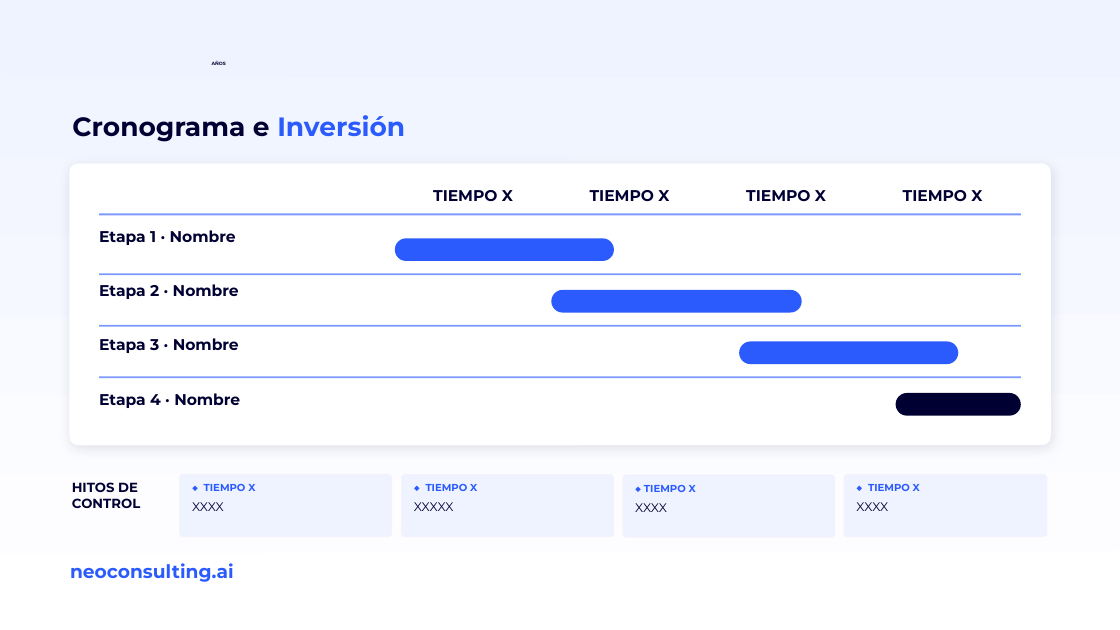
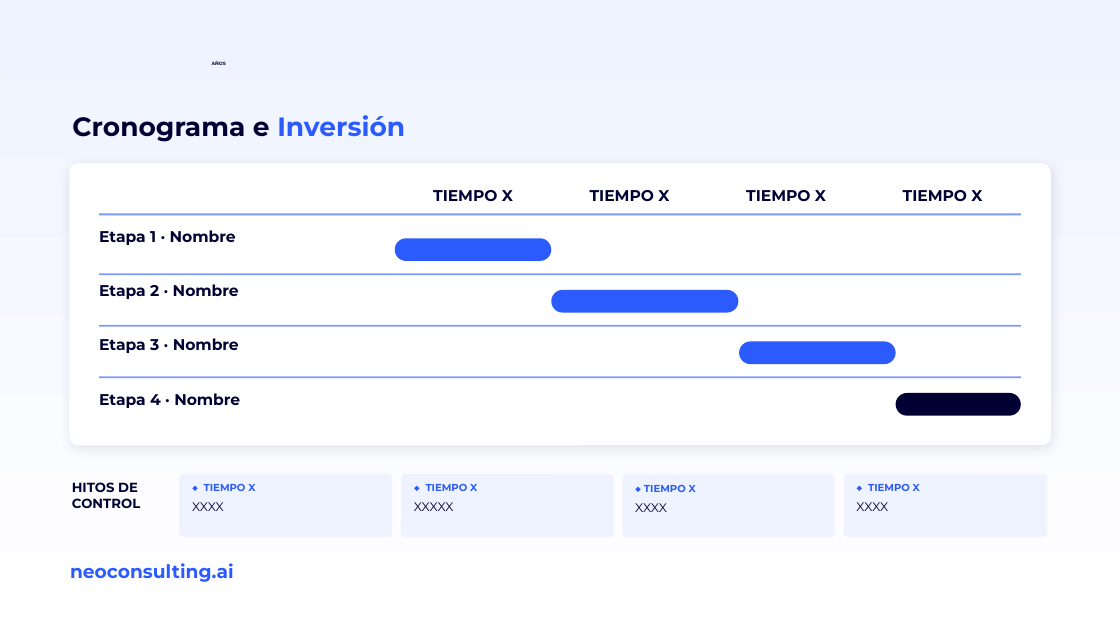
Before and after one commit to miguelchumacero/plantilla-base-deck, a slide deck: slide 26 of plantilla-base.pptx (slide 27 before the commit). Drawn at 1120x630 pixels with LibreOffice and Linux fonts; fonts in the diff are those of the drawing; background and template pictures are left out. Boxes give left, top, right and bottom in pixels: in the first picture for what was removed or moved away, otherwise in the second. Text is boxed around its words. In the diff, an @@ line names an element or a change of style, - is before the commit and + after.

```diff
--- a/plantilla-base.pptx
+++ b/plantilla-base.pptx
@@ rounded rectangle: place and size @@
-rounded rectangle at <box>394,239,614,261</box>
+rounded rectangle at <box>394,239,551,261</box>
@@ rounded rectangle: place and size @@
-rounded rectangle at <box>551,290,802,312</box>
+rounded rectangle at <box>551,290,738,312</box>
@@ rounded rectangle: place and size @@
-rounded rectangle at <box>739,342,959,364</box>
+rounded rectangle at <box>739,342,896,364</box>
```
Also in this commit, not shown: 1 slide removed, 3 other files.
